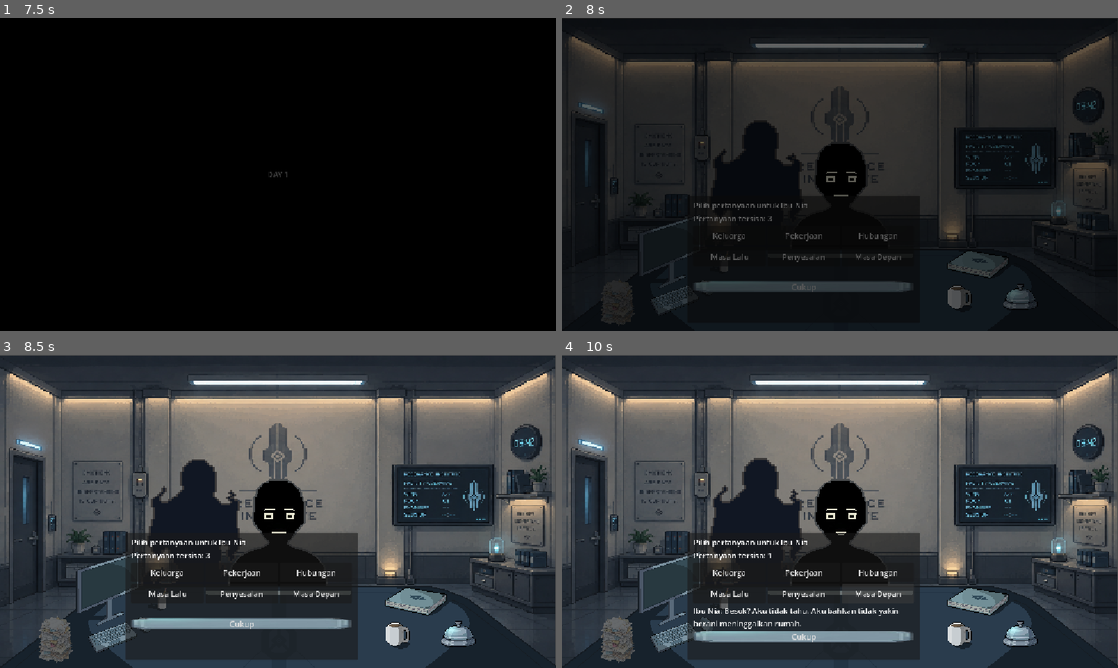
Above: before the commit, frames 1-4 (two rows, left to right).
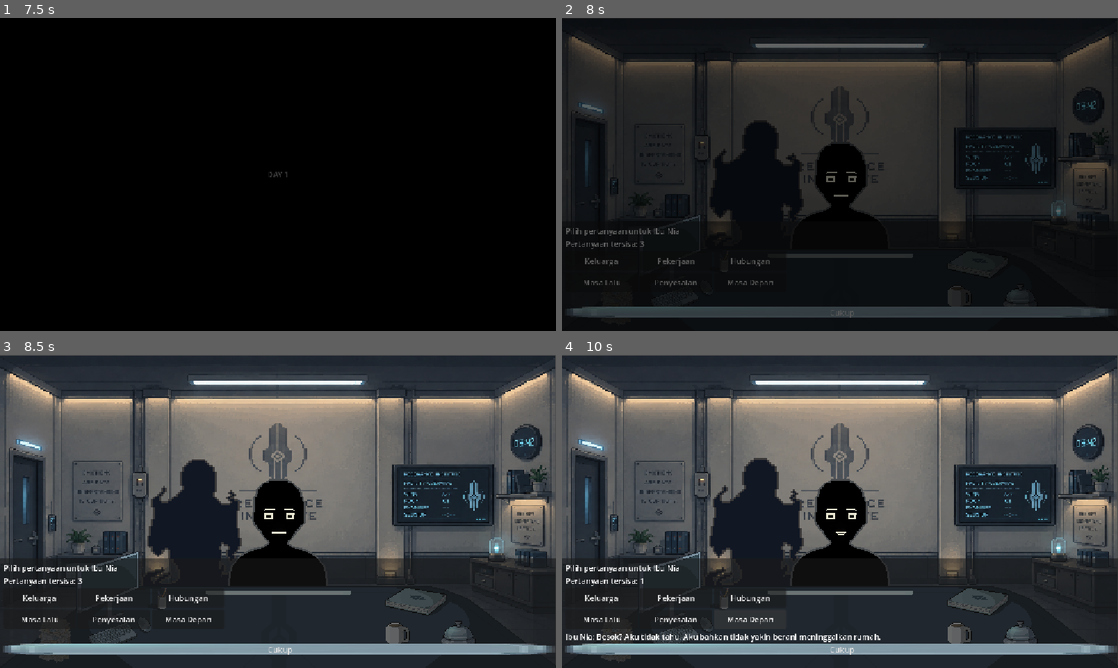
Above: after the commit, the same moments.

Repository: AzkaLufthansa/coral-memory
Game: Godot game, scene res://Scenes/Menu/main_menu.tscn
The game is run twice, just before and just after one commit, with the same random seed, the same clock (stepped at 60 frames per second) and the same inputs.
Inputs (mouse positions are in pixels of both pictures, inside the frame that each line leads up to):
- Up to frame 1 (7.5 s): click "START" at 0.5 s; move the mouse to (400, 158) at 1.27 s; click (400, 158) at 1.42 s; move the mouse to (166, 190) at 2.02 s; click (166, 190) at 2.17 s; move the mouse to (333, 105) at 2.77 s; click (333, 105) at 2.92 s; move the mouse to (250, 237) at 3.52 s; click (250, 237) at 3.67 s; click "Keluarga" at 4.25 s; click "Pekerjaan" at 5 s; click "Hubungan" at 5.75 s; click (100, 252) at 6.5 s; click (417, 265) at 7.25 s
- Up to frame 2 (8 s): no input
- Up to frame 3 (8.5 s): click (461, 636) at 8 s
- Up to frame 4 (10 s): click "Masa Lalu" at 8.75 s; click "Masa Depan" at 9.5 s

Frame 1 is identical in both runs. In frame 2, 7.1% of the frame differs, in the area x 0-99%, y 56-96%; in frame 3, 17%; in frame 4, 18%, in the area x 0-100%, y 56-100%.

Commit message:
feat: update UI elements in guide_book and topic_panel, add topic_panel_example

Diff:
--- a/UI/guide_book.tscn
+++ b/UI/guide_book.tscn
@@ -78,7 +78,8 @@
 offset_bottom = 255.0
 theme_override_colors/font_color = Color(0, 0, 0, 1)
 theme_override_fonts/font = ExtResource("3_ky87n")
-text = "Lorem Ipsum dolor sit amet"
+text = "Belum menunjukkan emosi apa pun. Semakin banyak sisi pasien yang tersentuh, semakin jelas wujud aslinya berubah. "
+autowrap_mode = 3
 metadata/_edit_use_anchors_ = true
 
 [node name="Label2" type="Label" parent="PanelContainer/Page1" unique_id=356485970]
@@ -90,7 +91,7 @@
 theme_override_colors/font_color = Color(0, 0, 0, 1)
 theme_override_fonts/font = ExtResource("3_ky87n")
 theme_override_font_sizes/font_size = 24
-text = "Echo 1"
+text = "Echo 2"
 metadata/_edit_use_anchors_ = true
 
 [node name="Logo2" type="TextureRect" parent="PanelContainer/Page1" unique_id=1434441861]
@@ -110,7 +111,8 @@
 offset_bottom = 254.0
 theme_override_colors/font_color = Color(0, 0, 0, 1)
 theme_override_fonts/font = ExtResource("3_ky87n")
-text = "Lorem Ipsum dolor sit amet"
+text = "Retakan menjalar dan Echo menjauh setiap kali sisi yang ditakuti disinggung. Semakin jauh ia mundur, semakin dekat itu dengan yang ia hindari."
+autowrap_mode = 3
 metadata/_edit_use_anchors_ = true
 
 [node name="Page2" type="Control" parent="PanelContainer" unique_id=1704106267]
--- a/UI/topic_panel.tscn
+++ b/UI/topic_panel.tscn
@@ -11,10 +11,10 @@
 anchors_preset = 2
 anchor_top = 1.0
 anchor_bottom = 1.0
-offset_left = 260.0
-offset_top = -280.0
-offset_right = -260.0
-offset_bottom = -16.0
+offset_left = -5.0
+offset_top = -227.0
+offset_right = 1166.0
+offset_bottom = 13.0
 grow_vertical = 0
 script = ExtResource("1_topic")
 
--- /dev/null
+++ b/UI/topic_panel_example.tscn
@@ -0,0 +1,178 @@
+[gd_scene format=3 uid="uid://d2jc4snrvg03j"]
+
+[ext_resource type="Script" uid="uid://d2kb2nnnwwjnt" path="res://UI/topic_panel.gd" id="1_ngfkx"]
+[ext_resource type="FontFile" uid="uid://csmbxujwlcspk" path="res://Assets/Fonts/Fusion Pixel 10px Monospaced/fusion-pixel-10px-monospaced-ja.otf" id="3_45b54"]
+[ext_resource type="AudioStream" uid="uid://d1kl38618vy5x" path="res://Assets/SFX/Click-1.mp3" id="6_06ch7"]
+
+[node name="TopicPanel" type="Control" unique_id=106696125]
+layout_mode = 3
+anchors_preset = 2
+anchor_top = 1.0
+anchor_bottom = 1.0
+offset_left = -5.0
+offset_top = -227.0
+offset_right = 1166.0
+offset_bottom = 13.0
+grow_vertical = 0
+script = ExtResource("1_ngfkx")
+
+[node name="Click" type="AudioStreamPlayer" parent="." unique_id=253450304]
+stream = ExtResource("6_06ch7")
+
+[node name="ColorRect" type="ColorRect" parent="." unique_id=173249967]
+layout_mode = 0
+offset_top = 15.0
+offset_right = 614.0
+offset_bottom = 234.0
+color = Color(0, 0, 0, 0.5176471)
+
+[node name="ColorRect2" type="ColorRect" parent="." unique_id=1020385732]
+layout_mode = 0
+offset_left = 634.0
+offset_top = 15.0
+offset_right = 1187.0
+offset_bottom = 234.0
+color = Color(0, 0, 0, 0.5176471)
+
+[node name="Label" type="Label" parent="." unique_id=1670610688]
+layout_mode = 0
+offset_left = 43.0
+offset_top = 63.0
+offset_right = 578.0
+offset_bottom = 198.0
+theme_override_fonts/font = ExtResource("3_45b54")
+theme_override_font_sizes/font_size = 18
+text = "Dialog here"
+autowrap_mode = 3
+
+[node name="Label8" type="Label" parent="." unique_id=1792469091]
+layout_mode = 0
+offset_left = 758.0
+offset_top = 34.0
+offset_right = 1053.0
+offset_bottom = 62.0
+theme_override_fonts/font = ExtResource("3_45b54")
+theme_override_font_sizes/font_size = 18
+text = "Pilih Topik "
+horizontal_alignment = 1
+autowrap_mode = 3
+
+[node name="Button" type="Button" parent="." unique_id=303654625]
+layout_mode = 0
+offset_left = 669.0
+offset_top = 72.0
+offset_right = 888.0
+offset_bottom = 108.0
+theme_override_fonts/font = ExtResource("3_45b54")
+text = "Keluarga"
+
+[node name="Label2" type="Label" parent="Button" unique_id=1005788849]
+layout_mode = 0
+offset_left = 51.0
+offset_top = 5.0
+offset_right = 165.0
+offset_bottom = 33.0
+theme_override_fonts/font = ExtResource("3_45b54")
+theme_override_font_sizes/font_size = 18
+horizontal_alignment = 1
+autowrap_mode = 3
+
+[node name="Button2" type="Button" parent="." unique_id=1451002542]
+layout_mode = 0
+offset_left = 670.0
+offset_top = 115.0
+offset_right = 889.0
+offset_bottom = 151.0
+theme_override_fonts/font = ExtResource("3_45b54")
+text = "Hubungan"
+
+[node name="Label2" type="Label" parent="Button2" unique_id=1597885188]
+layout_mode = 0
+offset_left = 51.0
+offset_top = 5.0
+offset_right = 165.0
+offset_bottom = 33.0
+theme_override_fonts/font = ExtResource("3_45b54")
+theme_override_font_sizes/font_size = 18
+horizontal_alignment = 1
+autowrap_mode = 3
+
+[node name="Button3" type="Button" parent="." unique_id=21928166]
+layout_mode = 0
+offset_left = 670.0
+offset_top = 159.0
+offset_right = 889.0
+offset_bottom = 195.0
+theme_override_fonts/font = ExtResource("3_45b54")
+text = "Pekerjaan"
+
+[node name="Label2" type="Label" parent="Button3" unique_id=1741402687]
+layout_mode = 0
+offset_left = 51.0
+offset_top = 5.0
+offset_right = 165.0
+offset_bottom = 33.0
+theme_override_fonts/font = ExtResource("3_45b54")
+theme_override_font_sizes/font_size = 18
+horizontal_alignment = 1
+autowrap_mode = 3
+
+[node name="Button4" type="Button" parent="." unique_id=1202932524]
+layout_mode = 0
+offset_left = 906.0
+offset_top = 72.0
+offset_right = 1125.0
+offset_bottom = 108.0
+theme_override_fonts/font = ExtResource("3_45b54")
+text = "Keluarga"
+
+[node name="Label2" type="Label" parent="Button4" unique_id=946977668]
+layout_mode = 0
+offset_left = 51.0
+offset_top = 5.0
+offset_right = 165.0
+offset_bottom = 33.0
+theme_override_fonts/font = ExtResource("3_45b54")
+theme_override_font_sizes/font_size = 18
+horizontal_alignment = 1
+autowrap_mode = 3
+
+[node name="Button5" type="Button" parent="." unique_id=1398203015]
+layout_mode = 0
+offset_left = 907.0
+offset_top = 115.0
+offset_right = 1126.0
+offset_bottom = 151.0
+theme_override_fonts/font = ExtResource("3_45b54")
+text = "Hubungan"
+
+[node name="Label2" type="Label" parent="Button5" unique_id=535337423]
+layout_mode = 0
+offset_left = 51.0
+offset_top = 5.0
+offset_right = 165.0
+offset_bottom = 33.0
+theme_override_fonts/font = ExtResource("3_45b54")
+theme_override_font_sizes/font_size = 18
+horizontal_alignment = 1
+autowrap_mode = 3
+
+[node name="Button6" type="Button" parent="." unique_id=1337412691]
+layout_mode = 0
+offset_left = 907.0
+offset_top = 159.0
+offset_right = 1126.0
+offset_bottom = 195.0
+theme_override_fonts/font = ExtResource("3_45b54")
+text = "Pekerjaan"
+
+[node name="Label2" type="Label" parent="Button6" unique_id=1357302117]
+layout_mode = 0
+offset_left = 51.0
+offset_top = 5.0
+offset_right = 165.0
+offset_bottom = 33.0
+theme_override_fonts/font = ExtResource("3_45b54")
+theme_override_font_sizes/font_size = 18
+horizontal_alignment = 1
+autowrap_mode = 3
Not shown: 1 places in UI/guide_book.tscn that only renumber resources
